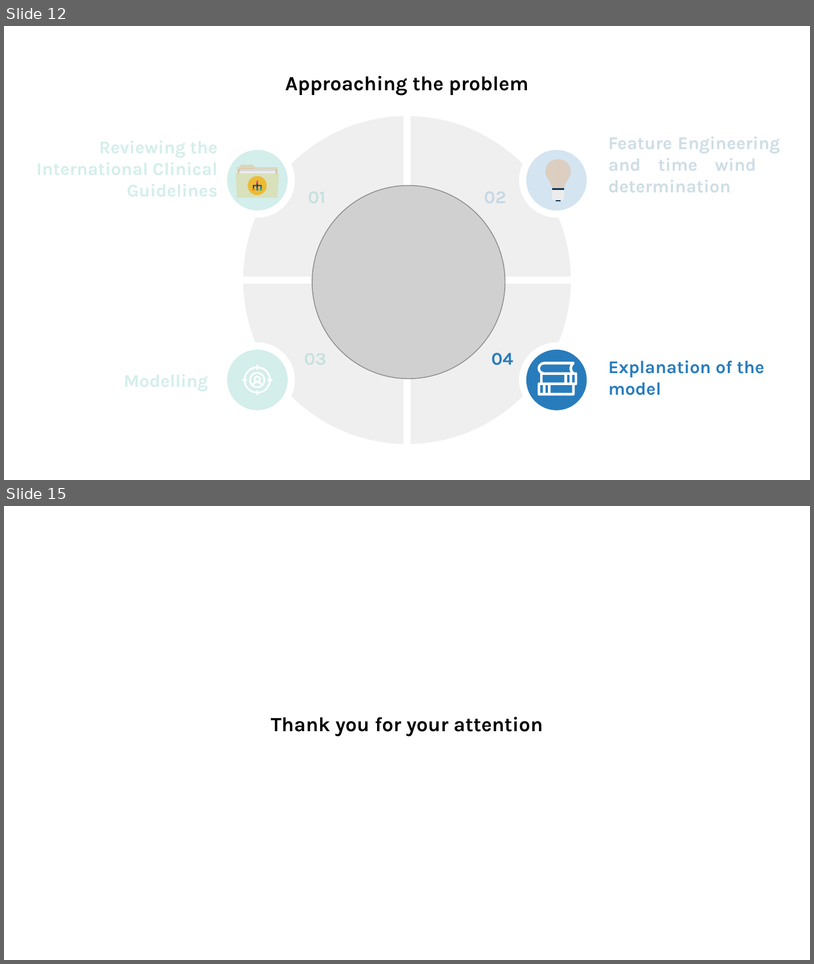
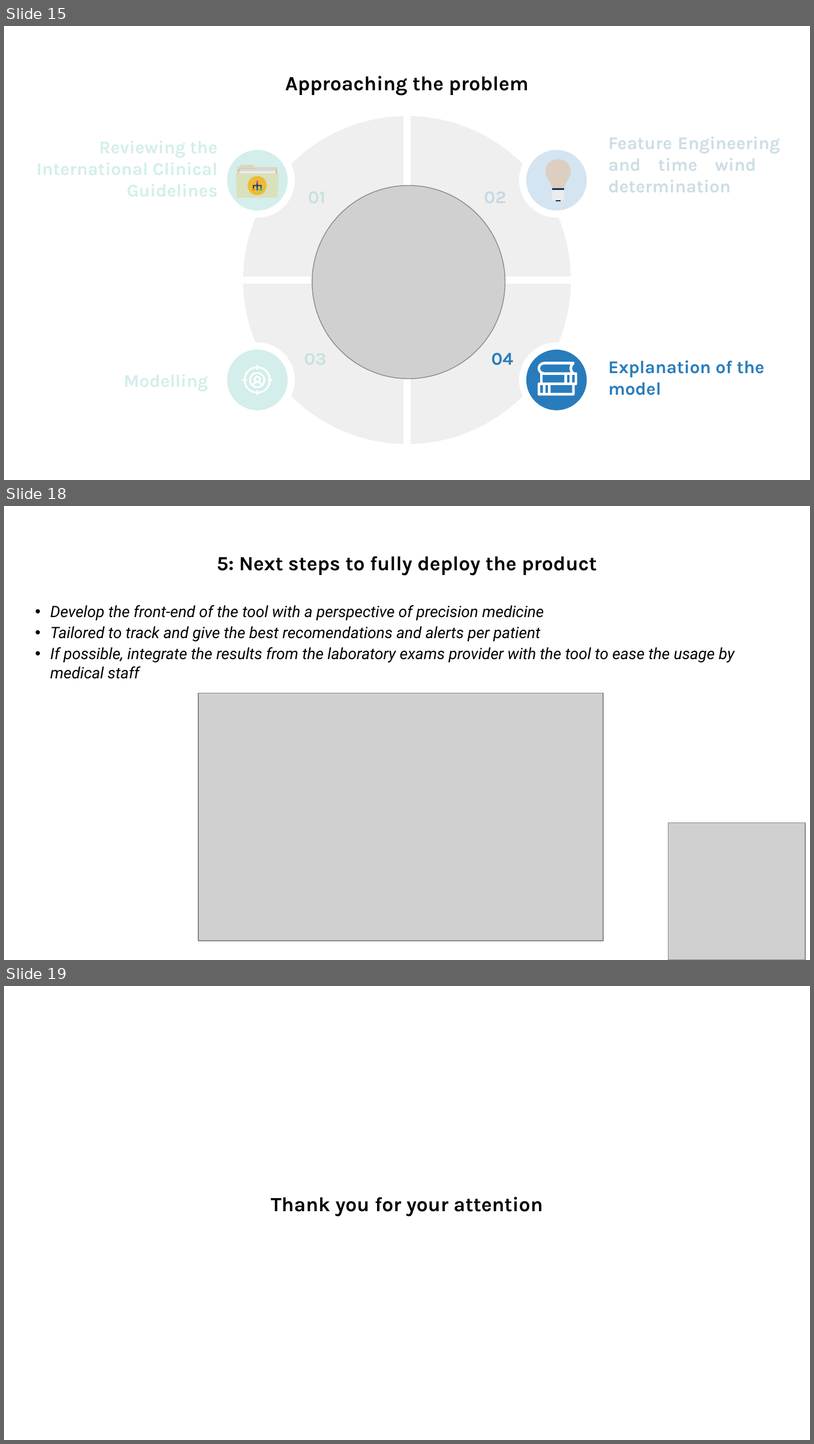
Before and after one commit to insomnium098/ChronicKidneyDiseaseChallenge, a slide deck: Slides.pptx. Shown one above the other, each under a label of ours: slides 12 and 15 before the commit, slides 15, 18 and 19 after it; the slides between them are not shown. The pictures are 814x964 and 814x1444 pixels, drawn with LibreOffice and Linux fonts; fonts in the diff are those of the drawing; grey boxes stand for pictures. Boxes give left, top, right and bottom in pixels: in the first picture for what was removed or moved away, otherwise in the second. Text is boxed around its words. In the diff, an @@ line names an element or a change of style, - is before the commit and + after.

```diff
--- a/Slides.pptx
+++ b/Slides.pptx
@@ slide 18 added at [4,506,810,960], background #FFFFFF @@
@@ title added at [217,556,597,576], 18 pt, text #000000, bold @@
+5: Next steps to fully deploy the product
@@ text added at [50,605,735,679], 14 pt, text #000000, italic @@
+• Develop the front-end of the tool with a perspective of precision medicine
+• Tailored to track and give the best recomendations and alerts per patient
+• If possible, integrate the results from the laboratory exams provider with the tool to ease the usage by medical staff
@@ picture added at [198,693,603,940] @@
@@ picture added at [668,823,806,960] @@
@@ what was slide 12 is now slide 15 @@
@@ what was slide 15 is now slide 19 @@
```
Also in this commit, not shown: 5 slides changed, 3 other slides added, 2 other files.
